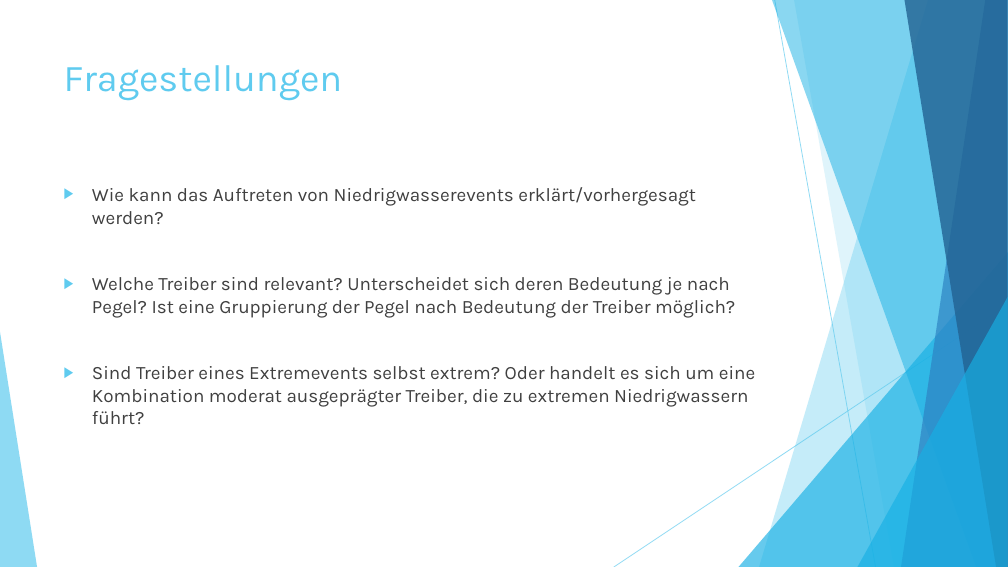
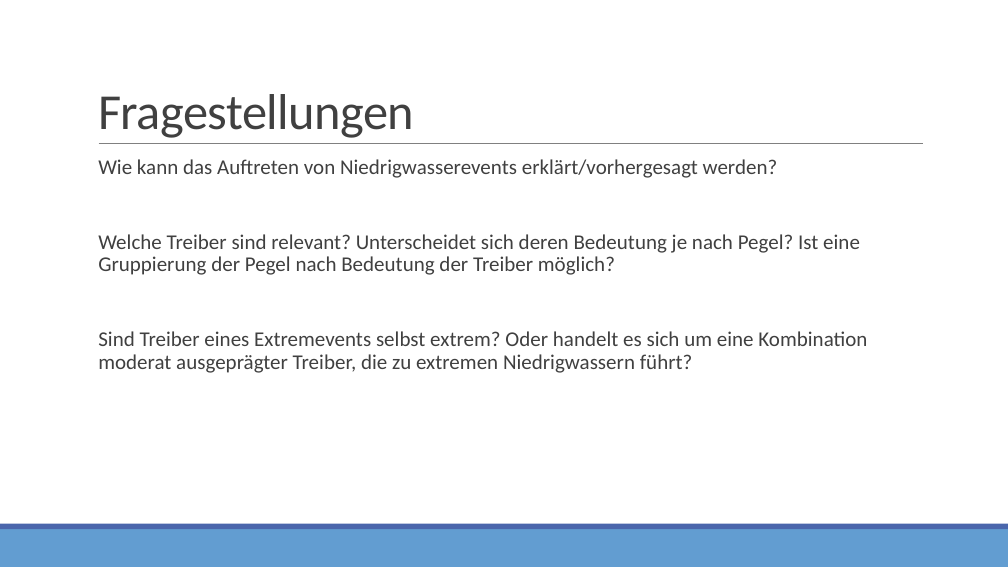
Before and after one commit to StatPrak-Droughts/Drought-Project, a slide deck: slide 11 of Zwischenpräsentation.pptx (slide 6 before the commit). Drawn at 1008x567 pixels with LibreOffice and Linux fonts; fonts in the diff are those of the drawing. Boxes give left, top, right and bottom in pixels: in the first picture for what was removed or moved away, otherwise in the second. Text is boxed around its words. In the diff, an @@ line names an element or a change of style, - is before the commit and + after.

```diff
--- a/Zwischenpräsentation.pptx
+++ b/Zwischenpräsentation.pptx
@@ title "Fragestellungen": place and size @@
-title "Fragestellungen" at [64, 65, 343, 101]
+title "Fragestellungen" at [98, 94, 414, 138]
@@ title "Fragestellungen" at [98, 94, 414, 138]: size 36 to 48 pt, font Karla to Calibri, text colour #5FCBEF to #404040, letter spacing 0 to -0.5 pt; line spacing 1 to 0.85; vertical alignment top to bottom @@
@@ line added from (99, 144) to (923, 144), #808080 0.5 pt @@
@@ text "Wie kann das Auftreten von ...": place and size @@
-text "Wie kann das Auftreten von ..." at [92, 187, 755, 424]
+text "Wie kann das Auftreten von ..." at [98, 159, 867, 373]
@@ text "Wie kann das Auftreten von ..." at [98, 159, 867, 373]: size 18 to 20 pt, font Karla to Calibri; bullet ▶ to  ; line spacing 1 to 0.9; more space between paragraphs; bullet colour #5FCBEF to #4A66AC @@
@@ group removed at [0, 0, 1008, 567]: 5 freeform shapes, 3 triangles, 2 lines @@
@@ rectangle added at [0, 529, 1008, 567], fill #629DD1 @@
@@ rectangle added at [0, 524, 1008, 529], fill #4A66AC @@
```
Also in this commit, not shown: 11 other slides changed, 13 slides added, 7 slides removed.
